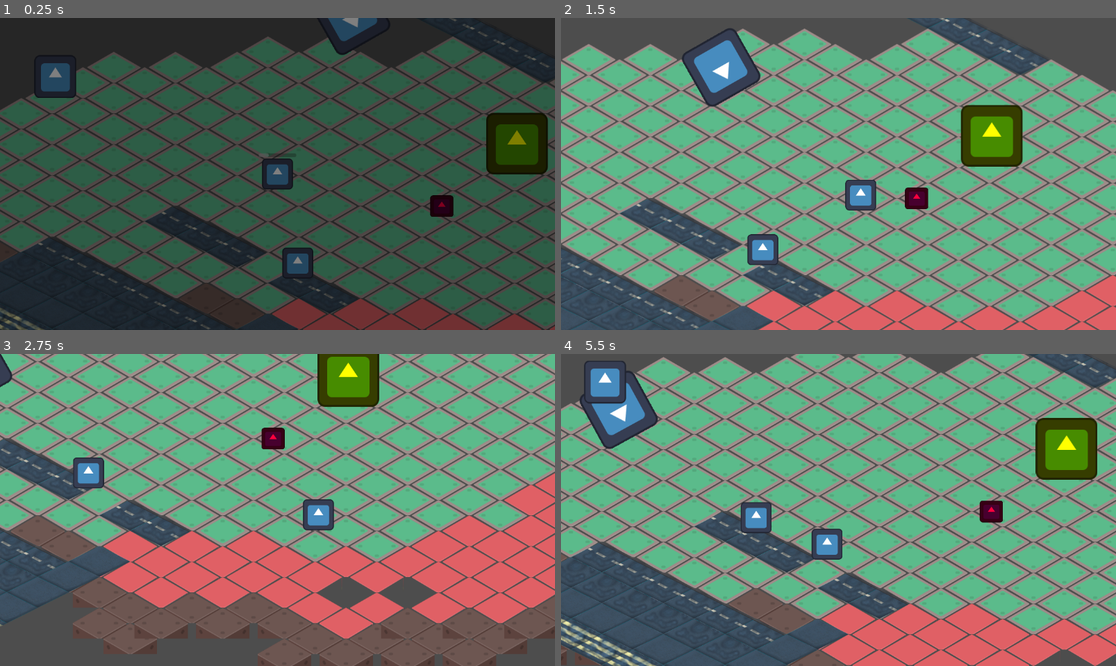
Above: before the commit, frames 1-4 (two rows, left to right).
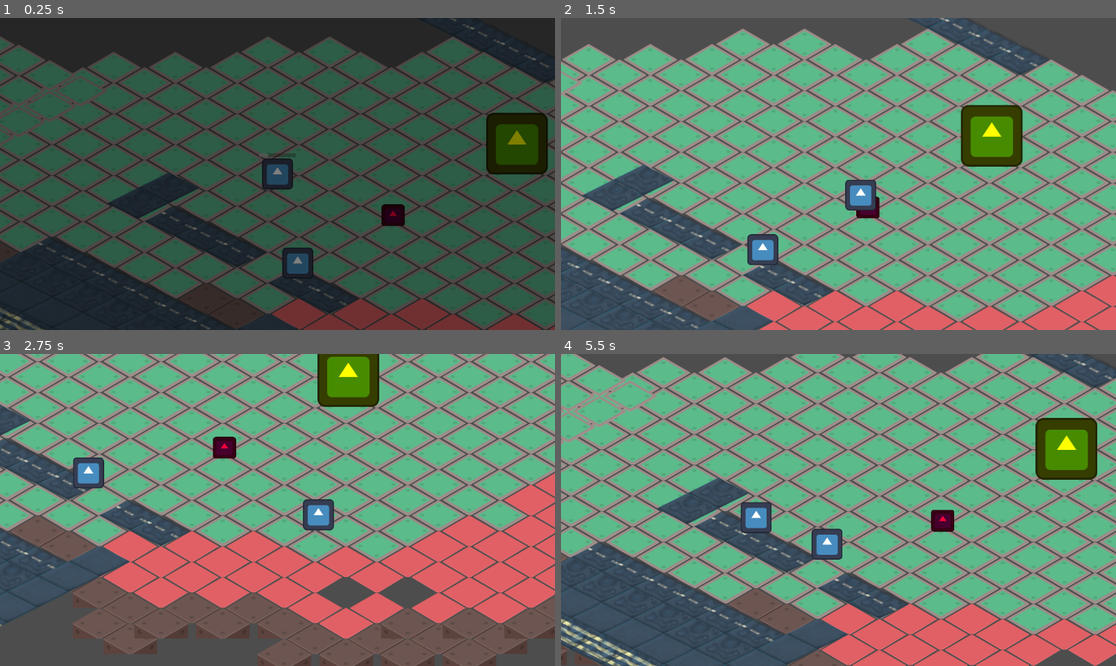
Above: after the commit, the same moments.

Repository: ManuelOteroFernandez/corujam2
Game: Godot game, scene res://testing_level.tscn
Same seed, same stepped clock (60 frames per second), same inputs: the game is played once before the commit and once after it. The engine's default icon, where the game draws it, is replaced by a stand-in: a white triangle on a blue panel in a dark square.
Inputs:
- Up to frame 1 (0.25 s): no input
- Up to frame 2 (1.5 s): tap Enter (ui_accept) at 0.5, 0.77 s; hold D (move_right) 0.53-1.28 s; hold E (interact) 0.53-1.28 s; hold S (move_down) from 1.28 s (still down); tap E (interact) at 1.35 s
- Up to frame 3 (2.75 s): tap Enter (ui_accept) at 1.52 s; release S (move_down) at 2.03 s; hold D (move_right) from 2.03 s (still down); hold E (interact) from 2.03 s (still down)
- Up to frame 4 (5.5 s): release D (move_right) at 2.78 s; release E (interact) at 2.78 s; hold W (move_up) 2.78-3.53 s; tap E (interact) at 2.85, 4.35 s; tap Enter (ui_accept) at 3.02, 3.77, 4.52 s; hold E (interact) 3.53-4.28 s; hold A (move_left) 3.53-5.03 s; hold S (move_down) from 5.03 s (still down); hold E (interact) from 5.03 s (still down)

The runs differ from the first frame. In frame 1, 4.7% of the frame differs, in the area x 0-82%, y 0-67%; in frame 2, 3.7%; in frame 3, 1.0%; in frame 4, 5.2%, in the area x 0-80%, y 0-58%.

Commit message:
Pantalla de muerte

Diff:
--- a/level.gd
+++ b/level.gd
@@ -1,6 +1,7 @@
 extends Node2D
 
 @onready var npc_path: NpcPath = $NPC_path
+@onready var death_screen: DeathScreen = $DeathScreen
 
 var checkpoint_progress = 0
 
@@ -14,13 +15,28 @@
 	manolo.manolo_dead_signal.connect(on_manolo_dead)
 	manolo.manolo_win_signal.connect(on_manolo_win)
 
+	death_screen.continue_signal.connect(continue_game)
+
+func continue_game():
+	death_screen.hide_screen()
+
+	await death_screen.end_hide_signal
+	npc_path.run()
 
 func on_manolo_win():
 	pass
 
 
 func on_manolo_dead(text:String):
+	if not npc_path.is_running:
+		return
+
 	npc_path.stop()
+
+	death_screen.show_screen(text)
+
+	await death_screen.end_show_signal
+
 	npc_path.set_progress(checkpoint_progress)
 
 
--- a/testing_level.tscn
+++ b/testing_level.tscn
@@ -1,12 +1,16 @@
 [gd_scene format=4 uid="uid://b0h4vpc8lq1ew"]
 
+[ext_resource type="Script" uid="uid://wlrtprfowy3" path="res://level.gd" id="1_nha3r"]
 [ext_resource type="TileSet" uid="uid://d24kjl34oy88v" path="res://tile_set.tres" id="1_th68x"]
 [ext_resource type="Texture2D" uid="uid://3icx4awde8gy" path="res://icon.svg" id="2_b55i6"]
 [ext_resource type="PackedScene" uid="uid://c1ovovfk1kbhq" path="res://player/nube.tscn" id="2_haa73"]
 [ext_resource type="PackedScene" uid="uid://gnwu87y3yf7q" path="res://interactors/interactorTest.tscn" id="3_b55i6"]
 [ext_resource type="PackedScene" uid="uid://2jfb54qnrue6" path="res://ux/transition_screen.tscn" id="5_th68x"]
 [ext_resource type="PackedScene" uid="uid://33i8k6kuf66t" path="res://npc/npc_path.tscn" id="7_50fuq"]
-[ext_resource type="PackedScene" uid="uid://shl2ko3hyreg" path="res://interactors/semaforo.tscn" id="7_nha3r"]
+[ext_resource type="PackedScene" uid="uid://dmxf13rdkyev2" path="res://interactors/piscina.tscn" id="7_nha3r"]
+[ext_resource type="PackedScene" uid="uid://c2dygt54i7mod" path="res://checkpoint.tscn" id="8_pdwrp"]
+[ext_resource type="PackedScene" uid="uid://ca2lkwil1y3ql" path="res://interactors/electricidad.tscn" id="10_7w4r7"]
+[ext_resource type="PackedScene" uid="uid://dvj63ppnphvwh" path="res://ux/death_screen.tscn" id="11_oob0o"]
 
 [sub_resource type="RectangleShape2D" id="RectangleShape2D_n3hra"]
 size = Vector2(126, 73)
@@ -18,6 +22,7 @@
 point_count = 2
 
 [node name="Node2D" type="Node2D" unique_id=1091215993]
+script = ExtResource("1_nha3r")
 
 [node name="TileMapLayer" type="TileMapLayer" parent="." unique_id=198143813]
 position = Vector2(-55.805, 0)
@@ -30,7 +35,7 @@
 tile_set = ExtResource("1_th68x")
 
 [node name="InteractorTest" parent="." unique_id=983774299 instance=ExtResource("3_b55i6")]
-position = Vector2(1009, 161)
+position = Vector2(908, 180)
 
 [node name="StaticBody2D" type="StaticBody2D" parent="." unique_id=1542549139]
 modulate = Color(1, 1, 0, 1)
@@ -43,6 +48,8 @@
 [node name="Icon" type="Sprite2D" parent="StaticBody2D" unique_id=1050051514]
 texture = ExtResource("2_b55i6")
 
+[node name="ColorRect" parent="." unique_id=437963877 instance=ExtResource("5_th68x")]
+
 [node name="Nube" parent="." unique_id=774090252 instance=ExtResource("2_haa73")]
 position = Vector2(668, 94)
 
@@ -50,12 +57,30 @@
 position_smoothing_enabled = true
 position_smoothing_speed = 3.0
 
-[node name="ColorRect" parent="." unique_id=437963877 instance=ExtResource("5_th68x")]
+[node name="Piscina" parent="." unique_id=1321827573 instance=ExtResource("7_nha3r")]
+position = Vector2(-253, -207)
+
+[node name="Checkpoint" parent="." unique_id=374578280 instance=ExtResource("8_pdwrp")]
+position = Vector2(232, 17)
+
+[node name="Checkpoint2" parent="." unique_id=1992549966 instance=ExtResource("8_pdwrp")]
+position = Vector2(621, 236)
 
 [node name="NPC_path" parent="." unique_id=881674550 instance=ExtResource("7_50fuq")]
 position = Vector2(552, 103)
 curve = SubResource("Curve2D_nha3r")
 stop_points = Array[float]([9999.0])
+metadata/_edit_lock_ = true
 
-[node name="Semaforo" parent="." unique_id=1145332726 instance=ExtResource("7_nha3r")]
-position = Vector2(215, 68)
+[node name="Electricidad" parent="." unique_id=1527725779 instance=ExtResource("10_7w4r7")]
+position = Vector2(378, 155)
+
+[node name="TileMapLayer" parent="Electricidad" index="0" unique_id=1022504317]
+tile_map_data = PackedByteArray("AAD/////AgAAAAAAAAAAAP7/AgAAAAAAAAA=")
+
+[node name="CollisionPolygon2D" parent="Electricidad" index="1" unique_id=2104453580]
+polygon = PackedVector2Array(5, 30, -55, -2, 66, -65, 130, -34)
+
+[node name="DeathScreen" parent="." unique_id=1930916143 instance=ExtResource("11_oob0o")]
+
+[editable path="Electricidad"]
--- /dev/null
+++ b/ux/death_screen.gd
@@ -0,0 +1,34 @@
+class_name DeathScreen extends CanvasLayer
+
+signal end_show_signal
+signal end_hide_signal
+signal continue_signal
+
+@onready var container: Control = $Container
+@onready var text: RichTextLabel = $Container/VBoxContainer/RichTextLabel2
+
+func show_screen(text_in:String):
+	container.modulate.a = 0
+	text.text = text_in
+	var tween = create_tween()
+	tween.tween_property(container,"modulate:a",1,1)
+
+	await tween.finished
+
+	end_show_signal.emit()
+
+
+func hide_screen():
+	container.modulate.a = 1
+
+	var tween = create_tween()
+	tween.tween_property(container,"modulate:a",0,1)
+
+	await tween.finished
+
+	end_hide_signal.emit()
+
+
+
+func _on_button_pressed() -> void:
+	continue_signal.emit()
--- /dev/null
+++ b/ux/death_screen.tscn
@@ -0,0 +1,67 @@
+[gd_scene format=3 uid="uid://dvj63ppnphvwh"]
+
+[ext_resource type="Script" uid="uid://3fsbdsc711od" path="res://ux/death_screen.gd" id="1_2t8jw"]
+[ext_resource type="FontFile" uid="uid://p7x1ooaaecr7" path="res://ux/Web437_Trident_8x16.woff" id="2_k3lbd"]
+
+[node name="DeathScreen" type="CanvasLayer" unique_id=1930916143]
+script = ExtResource("1_2t8jw")
+
+[node name="Container" type="Control" parent="." unique_id=325274922]
+modulate = Color(1, 1, 1, 0)
+layout_mode = 3
+anchors_preset = 15
+anchor_right = 1.0
+anchor_bottom = 1.0
+grow_horizontal = 2
+grow_vertical = 2
+mouse_filter = 2
+
+[node name="ColorRect" type="ColorRect" parent="Container" unique_id=1353567822]
+layout_mode = 1
+anchors_preset = 15
+anchor_right = 1.0
+anchor_bottom = 1.0
+grow_horizontal = 2
+grow_vertical = 2
+color = Color(0.04755766, 0.047557645, 0.047557645, 1)
+
+[node name="VBoxContainer" type="VBoxContainer" parent="Container" unique_id=36834756]
+layout_mode = 1
+anchors_preset = -1
+anchor_left = 0.05
+anchor_top = 0.5
+anchor_right = 0.95000005
+anchor_bottom = 0.5
+offset_left = 4.3999977
+offset_top = -48.0
+offset_right = -1.4000244
+offset_bottom = 59.0
+grow_horizontal = 2
+grow_vertical = 2
+
+[node name="RichTextLabel" type="RichTextLabel" parent="Container/VBoxContainer" unique_id=589966273]
+layout_mode = 2
+theme_override_colors/default_color = Color(1, 1, 1, 1)
+theme_override_fonts/normal_font = ExtResource("2_k3lbd")
+theme_override_font_sizes/normal_font_size = 30
+text = "Manolo estaba pensado en cosas y no se dio cuenta de que"
+fit_content = true
+horizontal_alignment = 1
+vertical_alignment = 1
+
+[node name="RichTextLabel2" type="RichTextLabel" parent="Container/VBoxContainer" unique_id=1893750226]
+layout_mode = 2
+theme_override_colors/default_color = Color(1, 1, 1, 1)
+theme_override_fonts/normal_font = ExtResource("2_k3lbd")
+theme_override_font_sizes/normal_font_size = 30
+fit_content = true
+horizontal_alignment = 1
+vertical_alignment = 1
+
+[node name="Button" type="Button" parent="Container/VBoxContainer" unique_id=95083753]
+layout_mode = 2
+size_flags_horizontal = 4
+size_flags_vertical = 4
+text = "Continuar"
+
+[connection signal="pressed" from="Container/VBoxContainer/Button" to="." method="_on_button_pressed"]
Not shown, added: ux/death_screen.gd.uid
